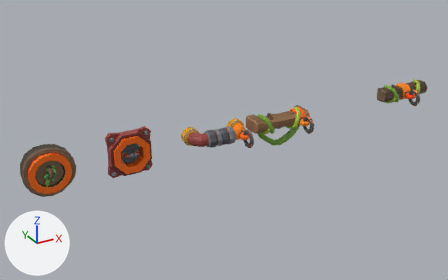
A saved change to the Blender file VR/VR_SteamPunk/VR SP Grab Handle.blend.
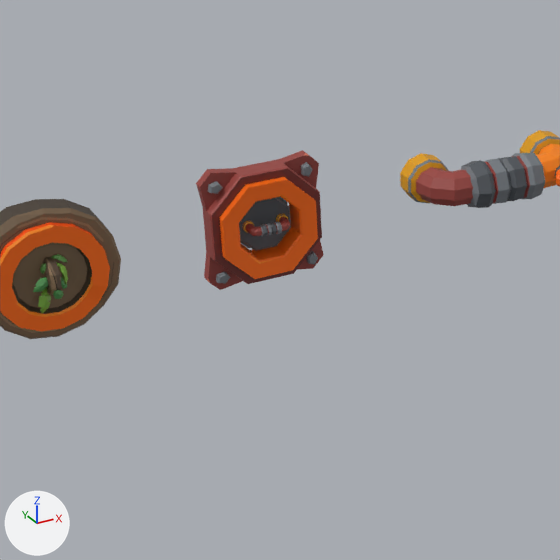
Old and new are each drawn whole from a 50 mm camera at (-5.33, -13.98, 4.92) aimed at (1.25, -2.02, -1.06) and again close up on the part from 7% to 54% of the width and 25% to 100% of the height. Arrows for +X, +Y and +Z are at lower left; the lights stay in place. The last two pictures show the newer version.

The first close-up shows 'EA_GrabHandle_01a.001', 'EA_RotatingBase_01a.001', 'EA_RotatingBase_btn', 'EA_SP_RotatingBase_01a', 'EA_SP_RotatingBase_btn', 'EA_SP_RotatingBase_btn.001', 'VR_SP_GrabHandle_01a' and 1 more.
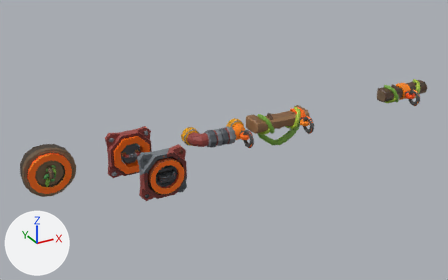
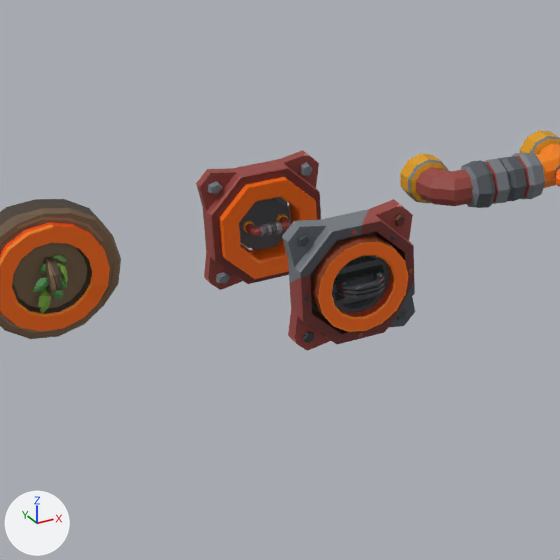
Location of each change, (x1, y1, x2, y2) in pixels of the close-ups (560 x 560 px):
'EA_SP_RotatingBase_01a.001', added
    after: (282, 199, 415, 351)
'EA_SP_Mesh_Button_Base.003', added (brown)
    after: (319, 243, 407, 331)
'EA_SP_Mesh_Button_Base.002', added (brown)
    after: (311, 235, 409, 332)
'EA_SP_MainCube.002', added
    after: (332, 256, 390, 313)
'Cube.007', added
    after: (334, 270, 385, 300)
'Cube.003', added
    after: (298, 235, 310, 246)
'Cube.004', added
    after: (302, 332, 314, 343)
'Cube.001', added
    after: (394, 214, 405, 226)
'Cube.005', added
    after: (396, 309, 407, 320)
part 1 of me_ea_sp_rotatingbase_01a_001, built on
    before: (233, 189, 316, 277)
    after: (233, 188, 317, 279)
'EA_SP_RotatingBase_btn.001', unchanged, covered by the edit
    before: (219, 177, 318, 279)
    after: (238, 196, 302, 262)

The change, as a diff of the scene's bpy script:
```diff
--- a/VR/VR_SteamPunk/VR SP Grab Handle.blend.py
+++ b/VR/VR_SteamPunk/VR SP Grab Handle.blend.py
@@ me_ea_sp_rotatingbase_01a_001 @@
 # used by ob_ea_sp_rotatingbase_btn; parent = ob_ea_sp_rotatingbase_01a; location = (-1.229, -1.997, -0.831)
-me_ea_sp_rotatingbase_01a_001.from_pydata(...)  # 20 vertices, 8 faces; spans x -0.408..0.375, y -0.134..-0.128, z -0.417..0.381
+me_ea_sp_rotatingbase_01a_001.from_pydata(...)  # 30 vertices, 20 faces; spans x -0.423..0.389, y -0.136..-0.025, z -0.432..0.396
+# me_ea_sp_rotatingbase_01a_001 part 1: the whole mesh is rebuilt
 me_ea_sp_rotatingbase_01a_001.materials.append(mat_material_009)
@@ ob_cube_001 @@
+ob_cube_001 = bpy.data.objects.new('Cube.001', me_cube_020)  # 15 vertices, 11 faces; spans x -0.0579..0.0579, y -0.0493..0.0609, z -0.0434..0.0287; in mat_material_014 (picture img_tex_coloratlas_01_png_010)
+ob_cube_001.location = (-0.503, -3.371, -0.439)
+ob_cube_001.rotation_euler = (1.571, 0.0, 0.0)  # degrees (90, 0, 0)
+ob_cube_001.scale = (0.794, 0.863, 0.794)
@@ ob_cube_003 @@
+ob_cube_003 = bpy.data.objects.new('Cube.003', me_cube_026)  # 15 vertices, 11 faces; spans x -0.0579..0.0579, y -0.0493..0.0609, z -0.0434..0.0287; in mat_material_014 (picture img_tex_coloratlas_01_png_010)
+ob_cube_003.location = (-1.299, -3.371, -0.434)
+ob_cube_003.rotation_euler = (1.571, 1.61, 0.0)  # degrees (90, 92, 0)
+ob_cube_003.scale = (0.794, 0.863, 0.794)
@@ ob_cube_004 @@
+ob_cube_004 = bpy.data.objects.new('Cube.004', me_cube_027)  # 15 vertices, 11 faces; spans x -0.0579..0.0579, y -0.0493..0.0609, z -0.0434..0.0287; in mat_material_014 (picture img_tex_coloratlas_01_png_010)
+ob_cube_004.location = (-1.303, -3.371, -1.259)
+ob_cube_004.rotation_euler = (1.571, -1.579, 0.0000167)  # degrees (90, -90, 0)
+ob_cube_004.scale = (0.794, 0.863, 0.794)
@@ ob_cube_005 @@
+ob_cube_005 = bpy.data.objects.new('Cube.005', me_cube_026.copy())
+ob_cube_005.location = (-0.517, -3.371, -1.258)
+ob_cube_005.rotation_euler = (1.571, 1.333, 0.0)  # degrees (90, 76, 0)
+ob_cube_005.scale = (0.794, 0.863, 0.794)
@@ ob_cube_007 @@
+ob_cube_007 = bpy.data.objects.new('Cube.007', me_cube_031)  # 145 vertices, 206 faces; spans x -0.234..0.169, y -0.031..0.187, z -0.072..0.068; in mat_material_014 (picture img_tex_coloratlas_01_png_010)
+ob_cube_007.location = (-0.857, -3.575, -0.862)
@@ ob_ea_sp_maincube_002 @@
+ob_ea_sp_maincube_002 = bpy.data.objects.new('EA_SP_MainCube.002', me_cube_014)  # 72 vertices, 61 faces; spans x -2.005..-1.423, y -2.146..-2.0, z -1.142..-0.57; in mat_material_013 (picture img_tex_coloratlas_01_png_009)
+ob_ea_sp_maincube_002.location = (0.822, -1.294, 0.0)
@@ ob_ea_sp_mesh_button_base_002 @@
+ob_ea_sp_mesh_button_base_002 = bpy.data.objects.new('EA_SP_Mesh_Button_Base.002', me_cube_013)  # 96 vertices, 64 faces; spans x -0.55..0.531, y -0.562..0.518, z 0.44..0.691; in mat_material (picture img_tex_coloratlas_01_png_008)
+ob_ea_sp_mesh_button_base_002.parent = ob_ea_sp_rotatingbase_01a_001
+ob_ea_sp_mesh_button_base_002.location = (-1.708, -1.752, -0.839)
+ob_ea_sp_mesh_button_base_002.rotation_euler = (1.571, 0.0, 0.0)  # degrees (90, 0, 0)
+ob_ea_sp_mesh_button_base_002.scale = (0.706, 0.706, 0.706)
@@ ob_ea_sp_rotatingbase_01a_001 @@
+ob_ea_sp_rotatingbase_01a_001 = bpy.data.objects.new('EA_SP_RotatingBase_01a.001', me_ea_sp_rotatingbase_01a_003)  # 199 vertices, 168 faces; spans x -0.536..0.5, y -0.193..0.04, z -0.548..0.513; in mat_material (picture img_tex_coloratlas_01_png_008)
+ob_ea_sp_rotatingbase_01a_001.location = (-0.886, -3.279, -0.831)
@@ ob_ea_sp_mesh_button_base_003 @@
+ob_ea_sp_mesh_button_base_003 = bpy.data.objects.new('EA_SP_Mesh_Button_Base.003', me_cube_036)  # 32 vertices, 16 faces; spans x -0.533..0.513, y -0.545..0.501, z 0.689; in mat_material (picture img_tex_coloratlas_01_png_008)
+ob_ea_sp_mesh_button_base_003.parent = ob_ea_sp_mesh_button_base_002
+ob_ea_sp_mesh_button_base_003.location = (-0.886, -3.047, -0.839)
+ob_ea_sp_mesh_button_base_003.rotation_euler = (1.571, 0.0, 0.0)  # degrees (90, 0, 0)
+ob_ea_sp_mesh_button_base_003.scale = (0.706, 0.706, 0.706)
```
